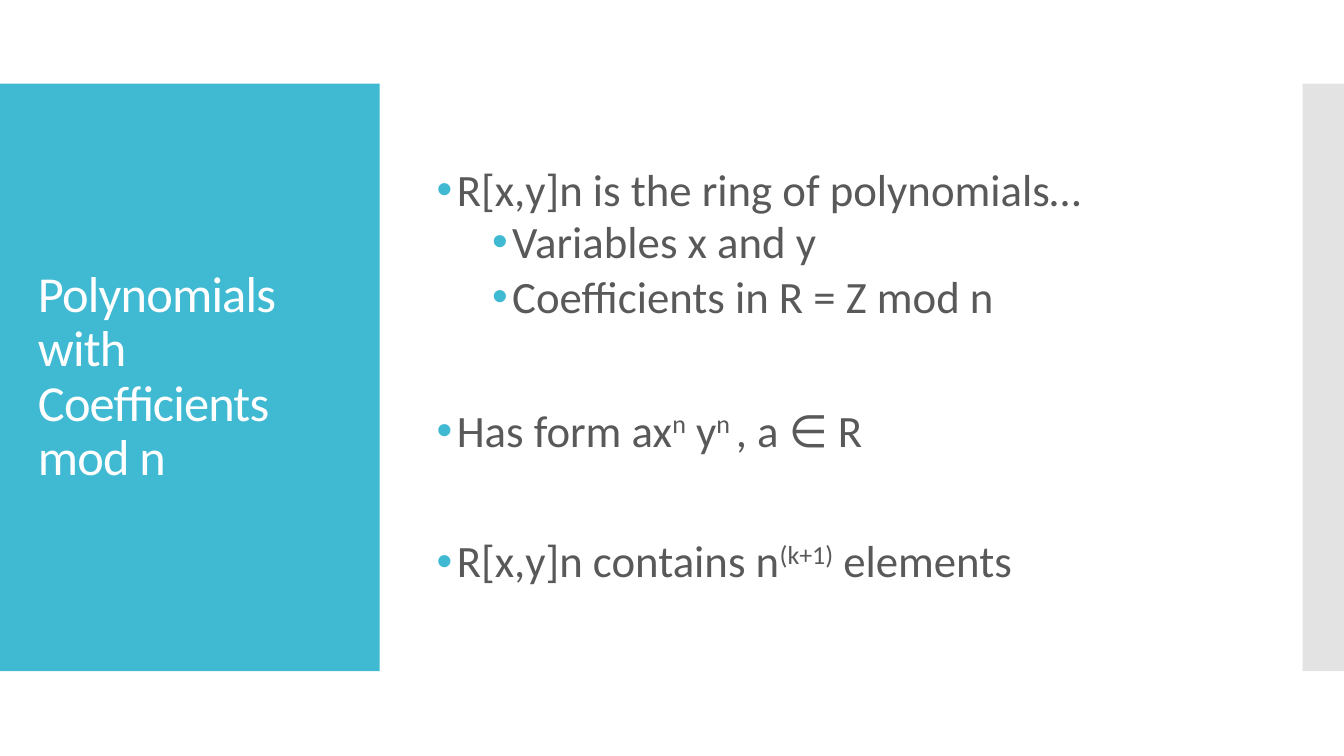
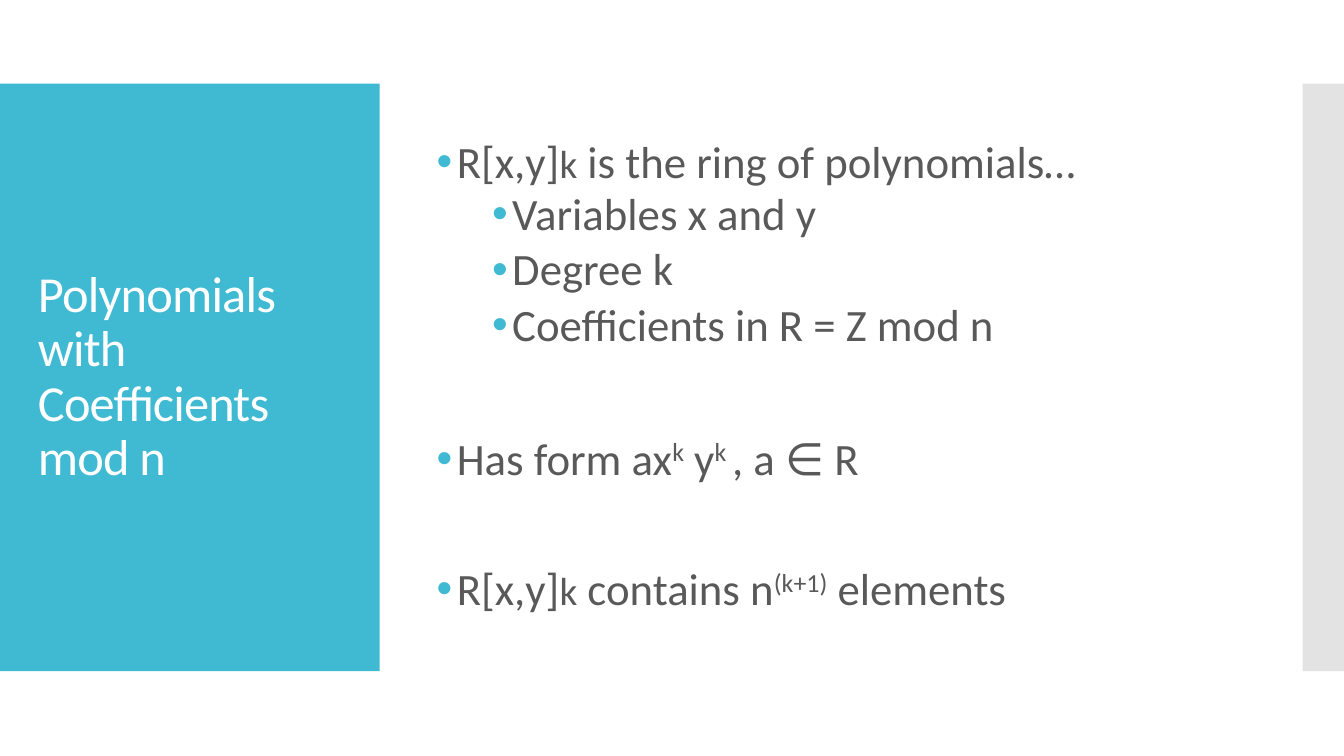
Before and after one commit to mrb113/MathematicsCapstone, a slide deck: slide 4 of Matrix Actions on Bivariate Polynomials.pptx. Drawn at 1344x756 pixels with LibreOffice and Linux fonts; fonts in the diff are those of the drawing. Boxes give left, top, right and bottom in pixels: in the first picture for what was removed or moved away, otherwise in the second. Text is boxed around its words. In the diff, an @@ line names an element or a change of style, - is before the commit and + after.

```diff
--- a/Matrix Actions on Bivariate Polynomials.pptx
+++ b/Matrix Actions on Bivariate Polynomials.pptx
@@ text at (457, 145, 1075, 186): text changed @@
-• R[x,y]n is the ring of polynomials…
+• R[x,y]k is the ring of polynomials…
@@ text at (512, 254, 673, 293): paragraph added @@
+  • Degree k
@@ text at (457, 444, 1007, 612): text changed @@
-• Has form axn yn , a ∈ R
-• R[x,y]n contains n(k+1) elements
+• Has form axk yk , a ∈ R
+• R[x,y]k contains n(k+1) elements
```
Also in this commit, not shown: 10 other slides changed, 2 slides removed.
